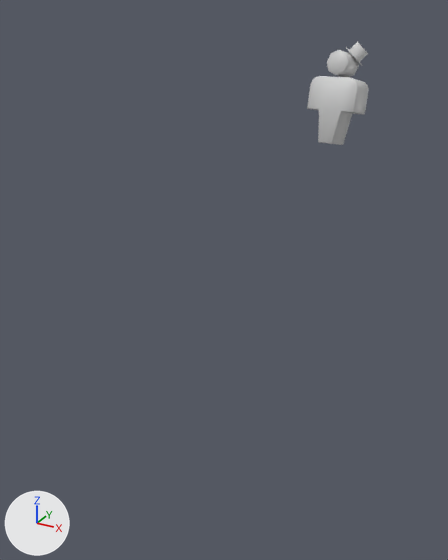
The COLLADA model character.dae as it was, and as the next commit left it.
The view is the same before and after, from a 50 mm camera at (6.5, -8.2, 9.9) aimed at (-3.7, 10.3, 0.7). Every picture has the same lights, and +X, +Y and +Z are marked at lower left.

The scene before the commit, as lines of its bpy script (objects in view):
```python
me_cube_002 = bpy.data.meshes.new('Cube.002')
me_cube_002.from_pydata(...)  # 190 vertices, 368 faces; spans x -7.85..-4.87, y 26.45..29.08, z -1.94..3.31
me_cube_002.materials.append(mat_material)  # light grey #d1d1d1
ob_cube = bpy.data.objects.new('Cube', me_cube_002)
ob_cube.location = (1.68, -3.04, 4.96)
```
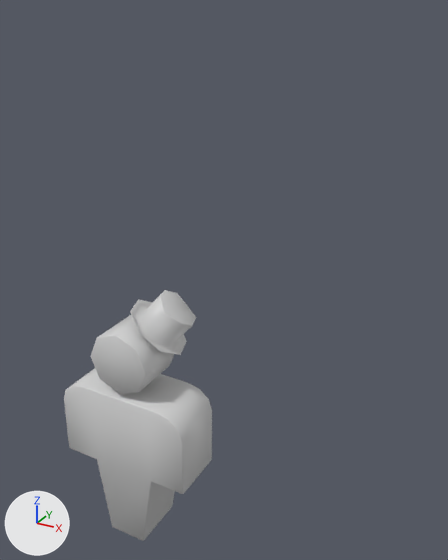
Scene script edits in JSON lines:
```json
{"block": "me_cube_002", "where": "me_cube_002.from_pydata(...)  # 190 vertices, 368 faces; spans x -7.85..-4.87, y 26.45..29.08, z -1.94..3.31"}
{"block": "me_cube_002", "where": "# used by ob_cube; location = (1.68, -3.04, 4.96)"}
{"block": "me_cube_002", "change": "me_cube_002 part 1: the loose piece of 82 vertices spanning x -6.4..-5.21, y 27.86..29.08, z 2.12..3.31 is multiplied about its middle by the matrix ((0.983, -0.182, 0.039), (0.186, 0.961, -0.206), (0.0, 0.209, 0.978)), then moved by (6.31, -28.18, 1.79)"}
{"block": "me_cube_002", "change": "me_cube_002 part 2: the loose piece of 76 vertices spanning x -7.85..-4.87, y 26.45..28.67, z -1.94..1.66 is multiplied about its middle by the matrix ((0.983, -0.182, 0.039), (0.159, 0.812, -0.174), (0.0, 0.209, 0.978)), then moved by (6.37, -27.57, 1.66)"}
{"block": "me_cube_002", "change": "me_cube_002 part 3: the loose piece of 32 vertices spanning x -7.06..-5.6, y 27.23..28.77, z 1.47..2.96 is multiplied about its middle by the matrix ((0.983, -0.182, 0.039), (0.158, 0.804, -0.172), (0.0, 0.209, 0.978)), then moved by (6.39, -28.06, 1.7)"}
{"op": "set", "path": "ob_cube.location", "old": "(1.68, -3.04, 4.96)", "new": "(0.0, 0.0, 0.0)"}
```

Pixel boxes [x1, y1, x2, y2] of what changed, in the pictures (448 x 560 px; the box of a moved part takes in the faces that stretch with it):
```json
{"object": "Cube", "change": "reshaped, moved", "before": [307, 42, 369, 145], "after": [64, 290, 212, 541], "on screen": "137% wider, 142% taller"}
{"part": 1, "of": "me_cube_002", "change": "moved or reshaped", "before": [346, 42, 368, 66], "after": [130, 290, 196, 355]}
{"part": 2, "of": "me_cube_002", "change": "moved or reshaped", "before": [307, 76, 369, 145], "after": [64, 368, 212, 541]}
{"part": 3, "of": "me_cube_002", "change": "moved or reshaped", "before": [327, 50, 359, 77], "after": [91, 315, 174, 394]}
```
